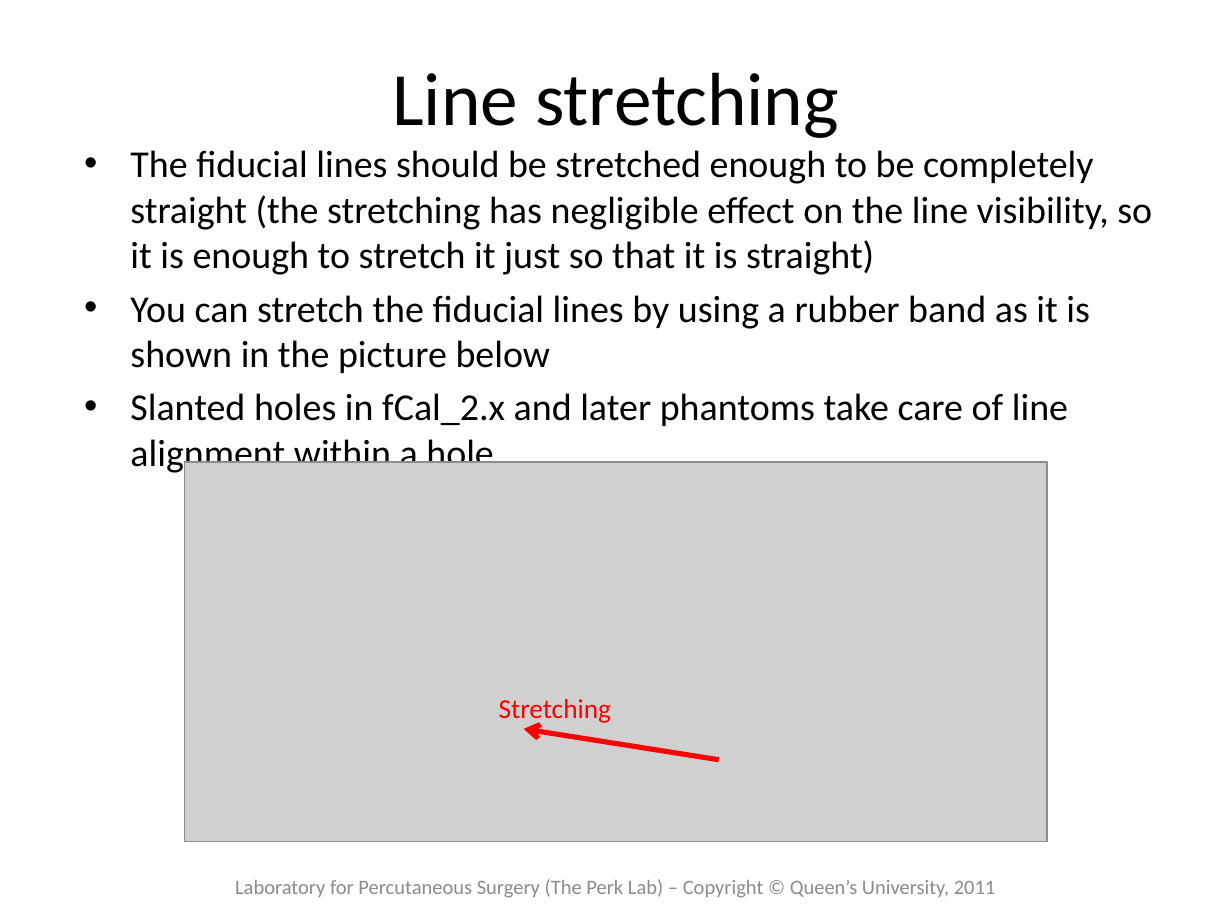
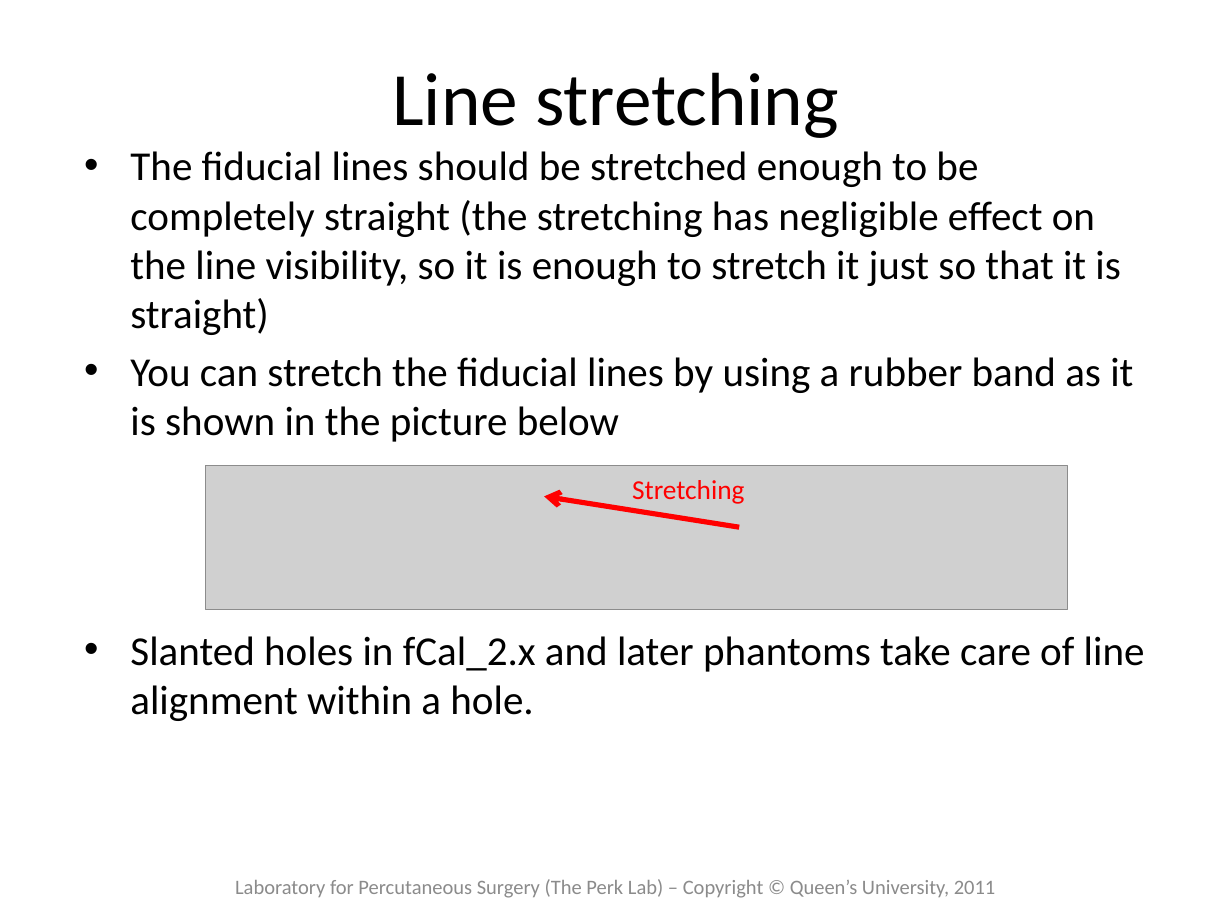
Before and after one commit to PlusToolkit/PlusDoc, a slide deck: slide 5 of tutorials/PlusTutorialBuildingfCalPrintedPhantom.pptx. Drawn at 1232x924 pixels with LibreOffice and Linux fonts; fonts in the diff are those of the drawing; grey boxes stand for pictures. Boxes give left, top, right and bottom in pixels: in the first picture for what was removed or moved away, otherwise in the second. Text is boxed around its words. In the diff, an @@ line names an element or a change of style, - is before the commit and + after.

Commit message:
re #712: Cropped image of fCal-1 phantom to only show the rubber band
The visible old wire pattern confused some users.

```diff
--- a/tutorials/PlusTutorialBuildingfCalPrintedPhantom.pptx
+++ b/tutorials/PlusTutorialBuildingfCalPrintedPhantom.pptx
@@ text "The fiducial lines should be ..." at (130,151,1145,721): size 22.2 to 24 pt @@
@@ picture: place and size @@
-picture at (185,462,1047,841)
+picture at (206,466,1068,610)
@@ text "Stretching": place and size @@
-text "Stretching" at (499,699,611,724)
+text "Stretching" at (632,480,744,504)
@@ arrow moved from (718, 760) - (524, 729) to (739, 527) - (545, 496) @@
```
